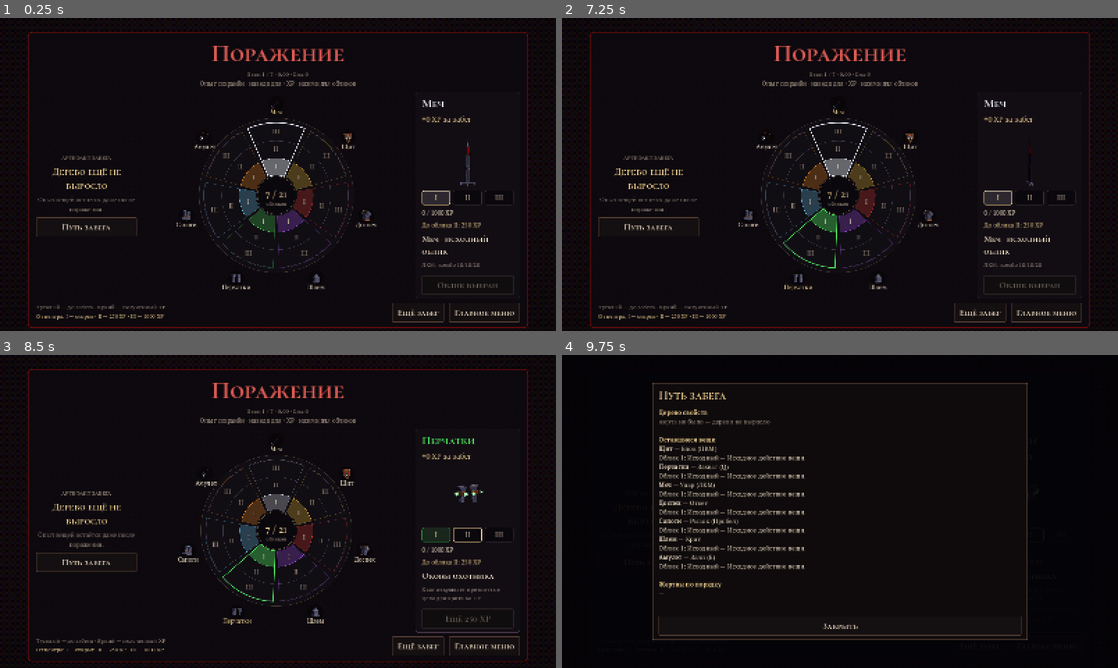
Above: before the commit, frames 1-4 (two rows, left to right).
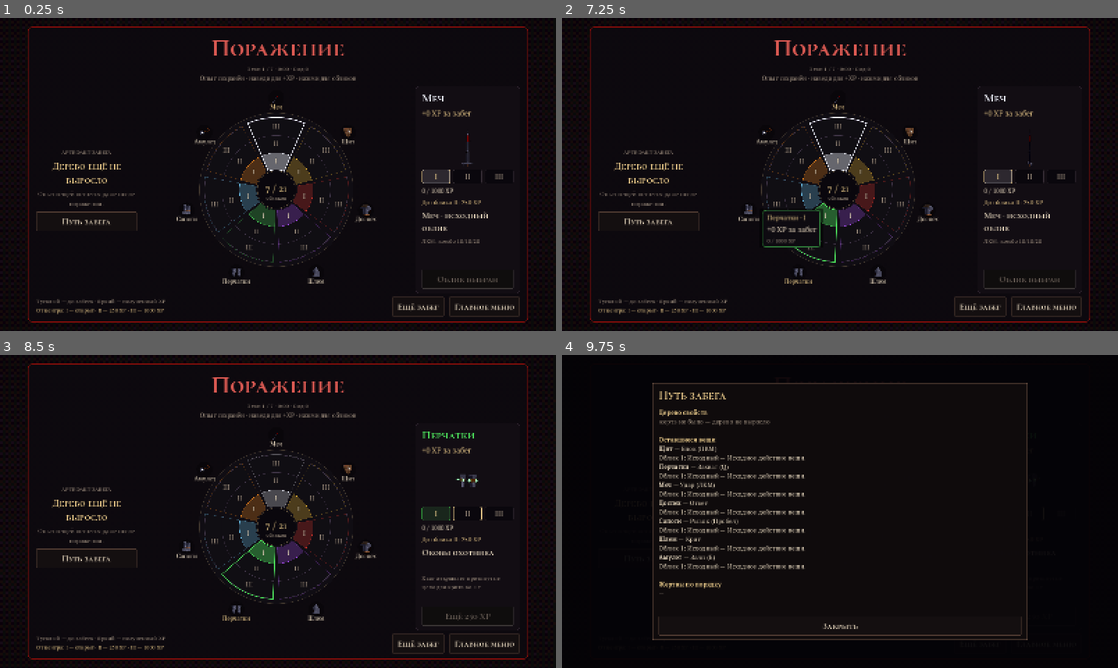
Above: after the commit, the same moments.

Repository: dukeNyaken/definitely-not-a-game-jam
Game: Godot game, scene res://scenes/final_card.tscn
Same seed, same stepped clock (60 frames per second), same inputs: the game is played once before the commit and once after it. This scene is started directly instead of the project's main scene.
Inputs (mouse positions are in pixels of both pictures, inside the frame that each line leads up to):
- Up to frame 1 (0.25 s): no input
- Up to frame 2 (7.25 s): click "Путь забега" at 0.5 s; click "I" at 1.25 s; click "II" at 2 s; click "III" at 2.75 s; click "Ещё забег" at 3.5 s; click "Главное меню" at 4.25 s; click "Закрыть" at 5 s; tap Enter at 5.75 s; drag from (840, 196) to (895, 105) at 5.77 s; drag from (728, 190) to (812, 237) at 6.52 s
- Up to frame 3 (8.5 s): move the mouse to (333, 442) at 7.27 s; hold D (move_right) 7.28-8 s; hold Right mouse button (block) 7.28-8 s; tap Tab (tree) at 7.55 s; drag from (250, 574) to (111, 464) at 8.02 s
- Up to frame 4 (9.75 s): click "Путь забега" at 8.75 s; click "Ещё забег" at 9.5 s

The runs differ from the first frame. In frame 1, 10% of the frame differs, in the area x 5-95%, y 2-100%; in frame 2, 11%; in frame 3, 10%; in frame 4, less than 0.1%.

Commit message:
fix: keep run result layout stable when switching appearances

Diff:
--- a/scripts/ui/final_card.gd
+++ b/scripts/ui/final_card.gd
@@ -8,6 +8,7 @@
 var _preview_tier := 1
 var _preview: ItemShowcase
 var _tier_buttons: Array[Button] = []
+var _item_title: Label
 var _reward_label: Label
 var _progress_label: Label
 var _unlock_caption: Label
@@ -39,8 +40,8 @@
 	panel.set_anchors_preset(Control.PRESET_CENTER)
 	panel.offset_left = -720
 	panel.offset_right = 720
-	panel.offset_top = -410
-	panel.offset_bottom = 410
+	panel.offset_top = -425
+	panel.offset_bottom = 425
 	panel.add_theme_stylebox_override(&"panel", UiKit.box(Color(0.05, 0.035, 0.055, 0.97), UiKit.GOLD if victory else UiKit.BLOOD, 2, 12, 24))
 	_ui.add_child(panel)
 	var layout := VBoxContainer.new()
@@ -86,8 +87,9 @@
 	item_frame.add_theme_stylebox_override(&"panel", UiKit.box(Color(0.07, 0.05, 0.075), Color(0.25, 0.2, 0.25), 1, 8, 18))
 	h.add_child(item_frame)
 	_item_panel = VBoxContainer.new()
-	_item_panel.add_theme_constant_override(&"separation", 10)
+	_item_panel.add_theme_constant_override(&"separation", 8)
 	item_frame.add_child(_item_panel)
+	_build_item_panel()
 	_show_item(_wheel.selected_id)
 	Mastery.changed.connect(func():
 		_refresh_item()
@@ -127,17 +129,13 @@
 	return best
 
 
-func _show_item(id: StringName) -> void:
-	for child in _item_panel.get_children():
-		_item_panel.remove_child(child)
-		child.queue_free()
-	_tier_buttons.clear()
-	_preview_tier = Mastery.selected(id)
-	_item_panel.add_child(UiKit.label(Db.item(id).display_name, 34, Db.item(id).essence.color))
+func _build_item_panel() -> void:
+	_item_title = UiKit.label("", 34)
+	_item_panel.add_child(_item_title)
 	_reward_label = UiKit.label("", 22, UiKit.GOLD)
 	_item_panel.add_child(_reward_label)
 	_preview = ItemShowcase.new()
-	_preview.custom_minimum_size = Vector2(0, 170)
+	_preview.custom_minimum_size = Vector2(0, 130)
 	_item_panel.add_child(_preview)
 	var steps := HBoxContainer.new()
 	steps.add_theme_constant_override(&"separation", 8)
@@ -155,8 +153,11 @@
 	_unlock_caption = _wrapped("", 18, UiKit.GOLD)
 	_item_panel.add_child(_unlock_caption)
 	_form_name = _wrapped("", 26, UiKit.TEXT)
+	# Место под две строки названия и три строки эффекта не меняется при выборе.
+	_form_name.custom_minimum_size.y = 70
 	_item_panel.add_child(_form_name)
 	_form_effect = _wrapped("", 17, UiKit.MUTED)
+	_form_effect.custom_minimum_size.y = 75
 	_item_panel.add_child(_form_effect)
 	var spacer := Control.new()
 	spacer.size_flags_vertical = Control.SIZE_EXPAND_FILL
@@ -164,6 +165,12 @@
 	_equip = UiKit.button("", _choose_preview)
 	_equip.focus_mode = Control.FOCUS_ALL
 	_item_panel.add_child(_equip)
+
+
+func _show_item(id: StringName) -> void:
+	_preview_tier = Mastery.selected(id)
+	_item_title.text = Db.item(id).display_name
+	_item_title.add_theme_color_override(&"font_color", Db.item(id).essence.color)
 	_refresh_item()
 
 
--- a/tests/unit/test_mastery_ui.gd
+++ b/tests/unit/test_mastery_ui.gd
@@ -138,3 +138,28 @@
 	card._wheel.select_item(&"sword")
 	assert_eq(card._preview_tier, 2)
 	assert_eq(card._form_name.text, str(Mastery.form(&"sword", 2)["name"]))
+
+
+func test_result_layout_stays_still_when_switching_all_items_and_forms() -> void:
+	var viewport := SubViewport.new()
+	viewport.size = Vector2i(1600, 900)
+	add_child_autofree(viewport)
+	var card = load("res://scripts/ui/final_card.gd").new()
+	viewport.add_child(card)
+	await wait_process_frames(6)
+	var panel: Control = card._ui.get_child(0)
+	var panel_rect := panel.get_global_rect()
+	var wheel_rect: Rect2 = card._wheel.get_global_rect()
+	var preview_rect: Rect2 = card._preview.get_global_rect()
+	var equip_rect: Rect2 = card._equip.get_global_rect()
+	assert_true(Rect2(Vector2.ZERO, Vector2(viewport.size)).encloses(panel_rect), "окно целиком помещается в экран")
+	var moved: Array[String] = []
+	for id in Db.ITEM_IDS:
+		card._wheel.select_item(id)
+		for tier in range(1, 4):
+			card._tier_buttons[tier - 1].pressed.emit()
+			for frame in 6:
+				await wait_process_frames(1)
+				if panel.get_global_rect() != panel_rect or card._wheel.get_global_rect() != wheel_rect or card._preview.get_global_rect() != preview_rect or card._equip.get_global_rect() != equip_rect:
+					moved.append("%s · %d · кадр %d" % [id, tier, frame])
+	assert_eq(moved, [], "выбор любого из 21 обликов не двигает окно, колесо, витрину и кнопку даже на промежуточных кадрах")
